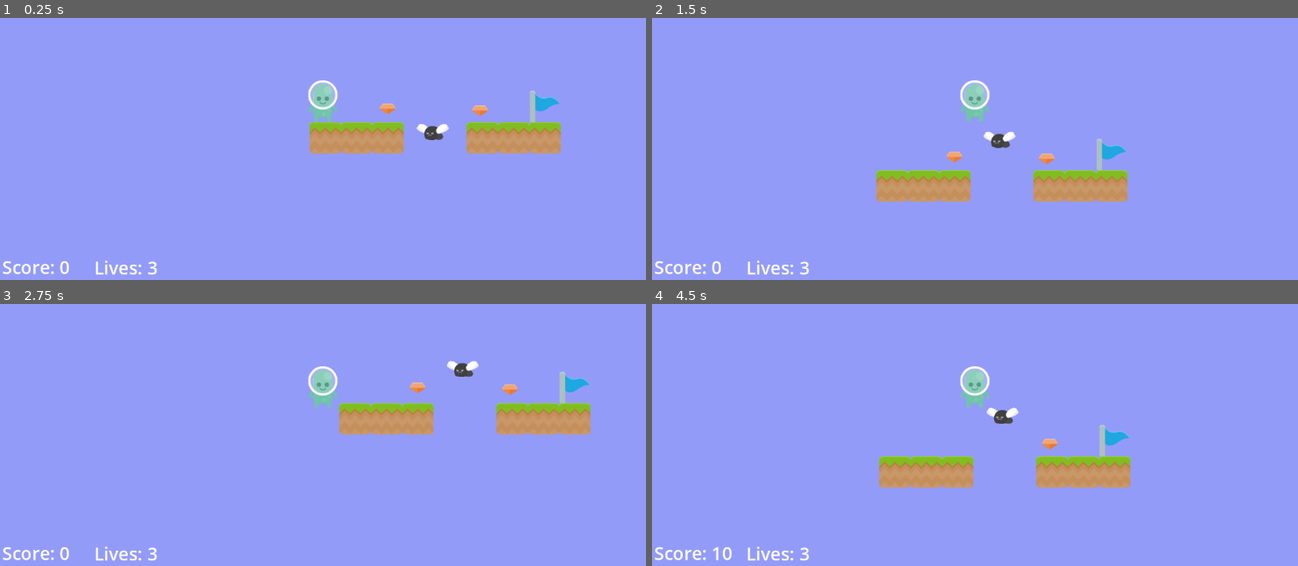
Above: before the commit, frames 1-4 (two rows, left to right).
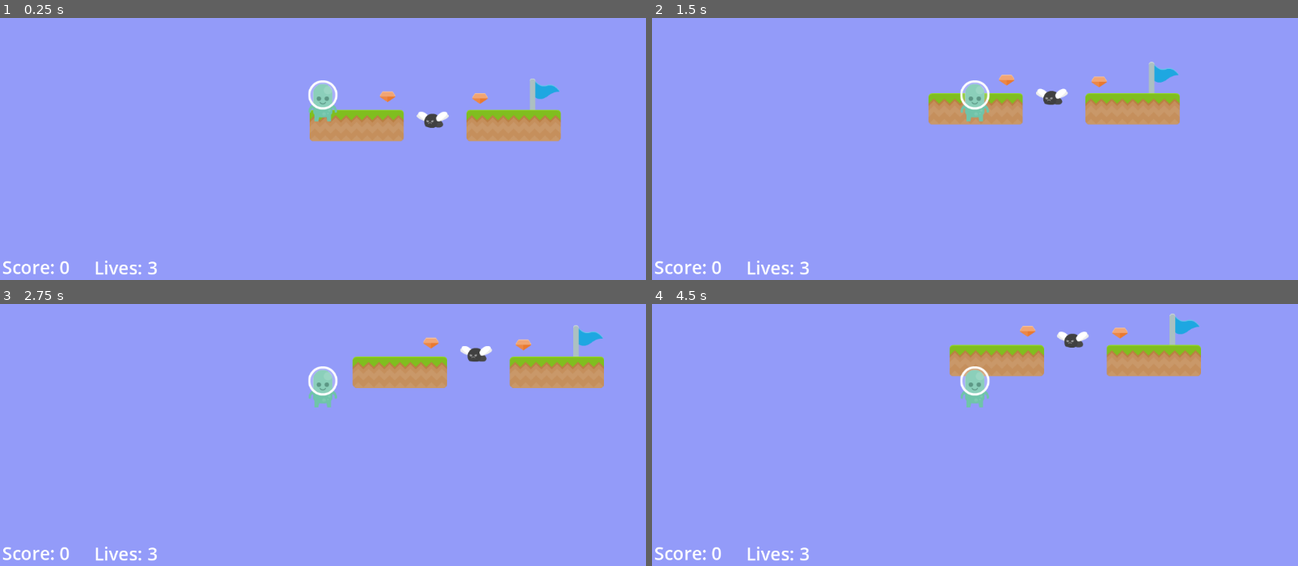
Above: after the commit, the same moments.

Repository: adrianschofield/unshaped-godot-2dplatformer
Game: Godot game, scene res://Scenes/level_1.tscn
Two runs of this game, one before a commit and one after it. Both use one fixed random seed, a clock stepped at 60 frames per second and the inputs below. Sound files missing from this copy of the repository are replaced by a short silence.
Inputs:
- Up to frame 1 (0.25 s): no input
- Up to frame 2 (1.5 s): hold Right from 0.53 s (still down); tap Space at 0.77 s
- Up to frame 3 (2.75 s): tap Space at 1.52 s; release Right at 2.03 s; hold Left from 2.03 s (still down)
- Up to frame 4 (4.5 s): release Left at 2.78 s; hold Right 2.78-4.28 s; tap Space at 3.02, 3.77 s; hold Left from 4.28 s (still down)

The runs differ from the first frame. In frame 1, 4.7% of the frame differs, in the area x 47-87%, y 23-52%; in frame 2, 7.9%; in frame 3, 8.1%; in frame 4, 8.3%, in the area x 9-85%, y 3-98%.

Commit message:
Updating tiles to make levels look better

Diff:
--- a/Scenes/level_1.tscn
+++ b/Scenes/level_1.tscn
@@ -441,7 +441,7 @@
 [node name="LevelsTileMap" type="TileMap" parent="."]
 tile_set = SubResource("TileSet_2i86o")
 format = 2
-layer_0/tile_data = PackedInt32Array(131074, 524288, 1, 131075, 524288, 1, 131076, 524288, 1, 131079, 524288, 1, 131080, 524288, 1, 131081, 524288, 1)
+layer_0/tile_data = PackedInt32Array(131074, 393216, 10, 131075, 393216, 9, 131076, 393216, 8, 131079, 393216, 10, 131080, 393216, 9, 131081, 393216, 8)
 
 [node name="Player" parent="." instance=ExtResource("2_u0c2j")]
 position = Vector2(170, 87)
--- a/Scenes/level_2.tscn
+++ b/Scenes/level_2.tscn
@@ -434,6 +434,9 @@
 11:12/0 = 0
 11:12/0/physics_layer_0/linear_velocity = Vector2(0, 0)
 11:12/0/physics_layer_0/angular_velocity = 0.0
+3:9/0 = 0
+3:9/0/physics_layer_0/linear_velocity = Vector2(0, 0)
+3:9/0/physics_layer_0/angular_velocity = 0.0
 
 [sub_resource type="TileSet" id="TileSet_2i86o"]
 tile_size = Vector2i(70, 70)
@@ -445,7 +448,7 @@
 [node name="LevelsTileMap" type="TileMap" parent="."]
 tile_set = SubResource("TileSet_2i86o")
 format = 2
-layer_0/tile_data = PackedInt32Array(131074, 262144, 11, 131075, 196608, 10, 131076, 262144, 9, 65542, 262144, 11, 65543, 262144, 9, 65545, 262144, 11, 65546, 196608, 10, 65547, 196608, 10, 65548, 196608, 10, 65549, 262144, 9, 131087, 196608, 10, 131090, 196608, 10, 131092, 196608, 10, 196630, 262144, 11, 196631, 196608, 10, 196632, 196608, 10, 196633, 196608, 10, 196634, 196608, 10, 196635, 262144, 9, 196623, 524288, 0,  …(94 unchanged characters)…
+layer_0/tile_data = PackedInt32Array(131074, 262144, 11, 131075, 196608, 9, 131076, 262144, 9, 65542, 262144, 11, 65543, 262144, 9, 65545, 262144, 11, 65546, 196608, 9, 65547, 196608, 9, 65548, 196608, 9, 65549, 262144, 9, 131087, 196608, 10, 131090, 196608, 10, 131092, 196608, 10, 196630, 262144, 11, 196631, 196608, 9, 196632, 196608, 9, 196633, 196608, 9, 196634, 196608, 9, 196635, 262144, 9, 196623, 524288, 0,  …(94 unchanged characters)…
 
 [node name="Player" parent="." instance=ExtResource("2_bepdb")]
 position = Vector2(170, 87)
